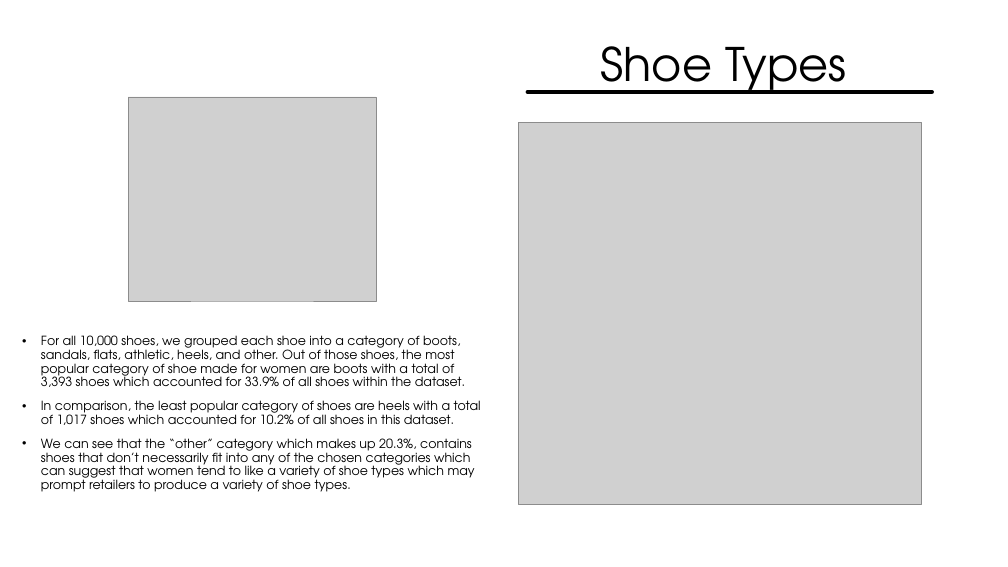
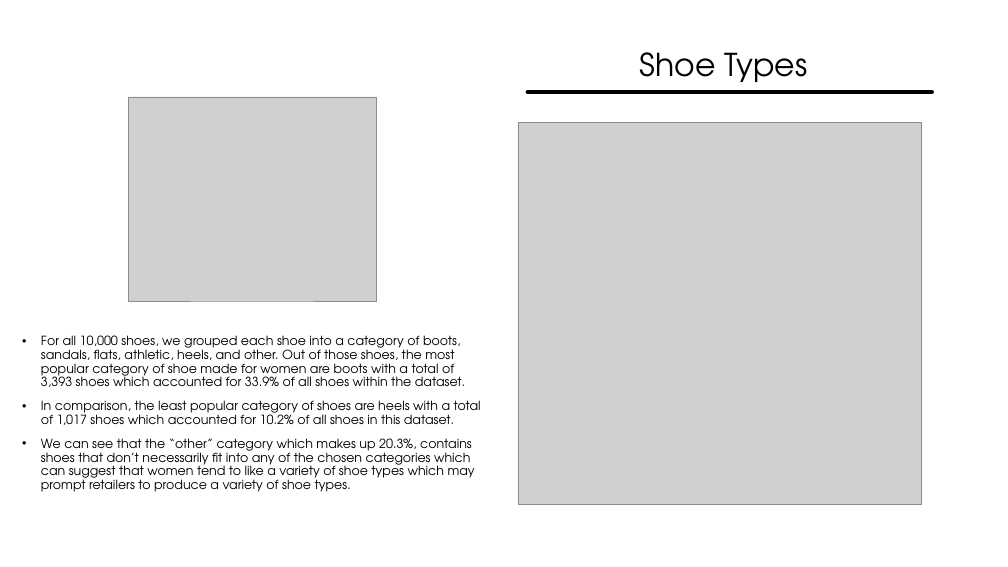
Before and after one commit to rjharris2020/Project_1, a slide deck: slide 4 of ShoesGalore_Presentation_FinalCopy.pptx. Drawn at 1008x567 pixels with LibreOffice and Linux fonts; fonts in the diff are those of the drawing; grey boxes stand for pictures. Boxes give left, top, right and bottom in pixels: in the first picture for what was removed or moved away, otherwise in the second. Text is boxed around its words. In the diff, an @@ line names an element or a change of style, - is before the commit and + after.

```diff
--- a/ShoesGalore_Presentation_FinalCopy.pptx
+++ b/ShoesGalore_Presentation_FinalCopy.pptx
@@ title "Shoe Types" at [640,52,808,92]: size 44 to 30 pt @@
```
Also in this commit, not shown: 6 other slides changed, 2 slides added.
